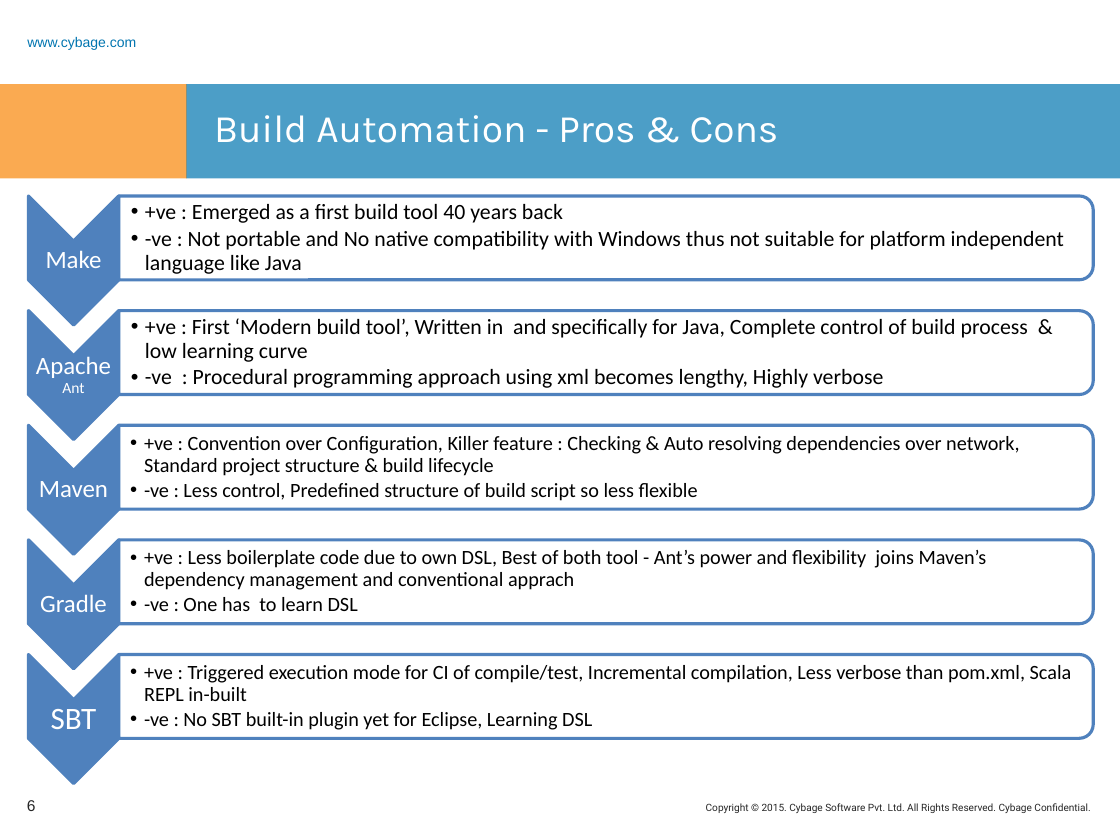
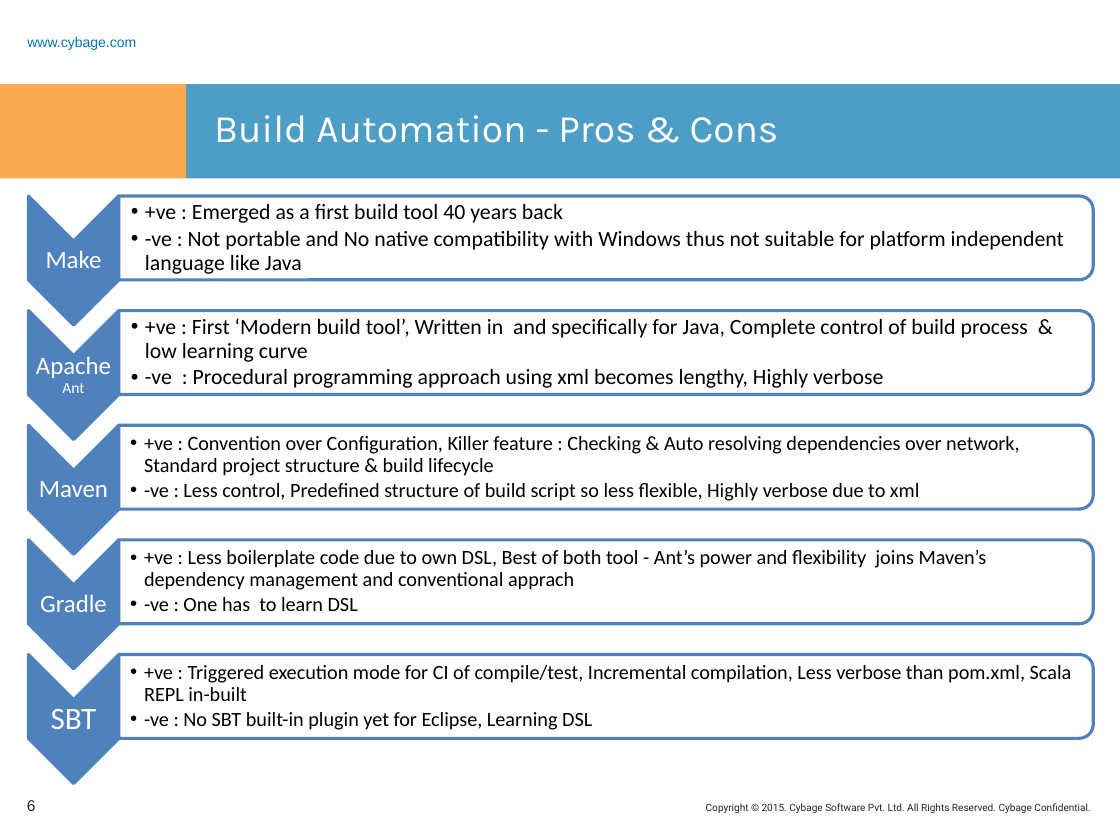
Before and after one commit to rashmitk/Documentation, a slide deck: slide 6 of SBT/SBT.pptx. Drawn at 1120x840 pixels with LibreOffice and Linux fonts; fonts in the diff are those of the drawing; background and template pictures are left out. Boxes give left, top, right and bottom in pixels: in the first picture for what was removed or moved away, otherwise in the second. Text is boxed around its words. In the diff, an @@ line names an element or a change of style, - is before the commit and + after.

```diff
--- a/SBT/SBT.pptx
+++ b/SBT/SBT.pptx
@@ text at bbox=[144, 483, 919, 501]: text changed @@
-  •• -ve : Less control, Predefined structure of build script so less flexible
+  •• -ve : Less control, Predefined structure of build script so less flexible, Highly verbose due to xml
```
Also in this commit, not shown: 1 other slide changed, 2 slides added, 1 slide removed, 1 other file.
